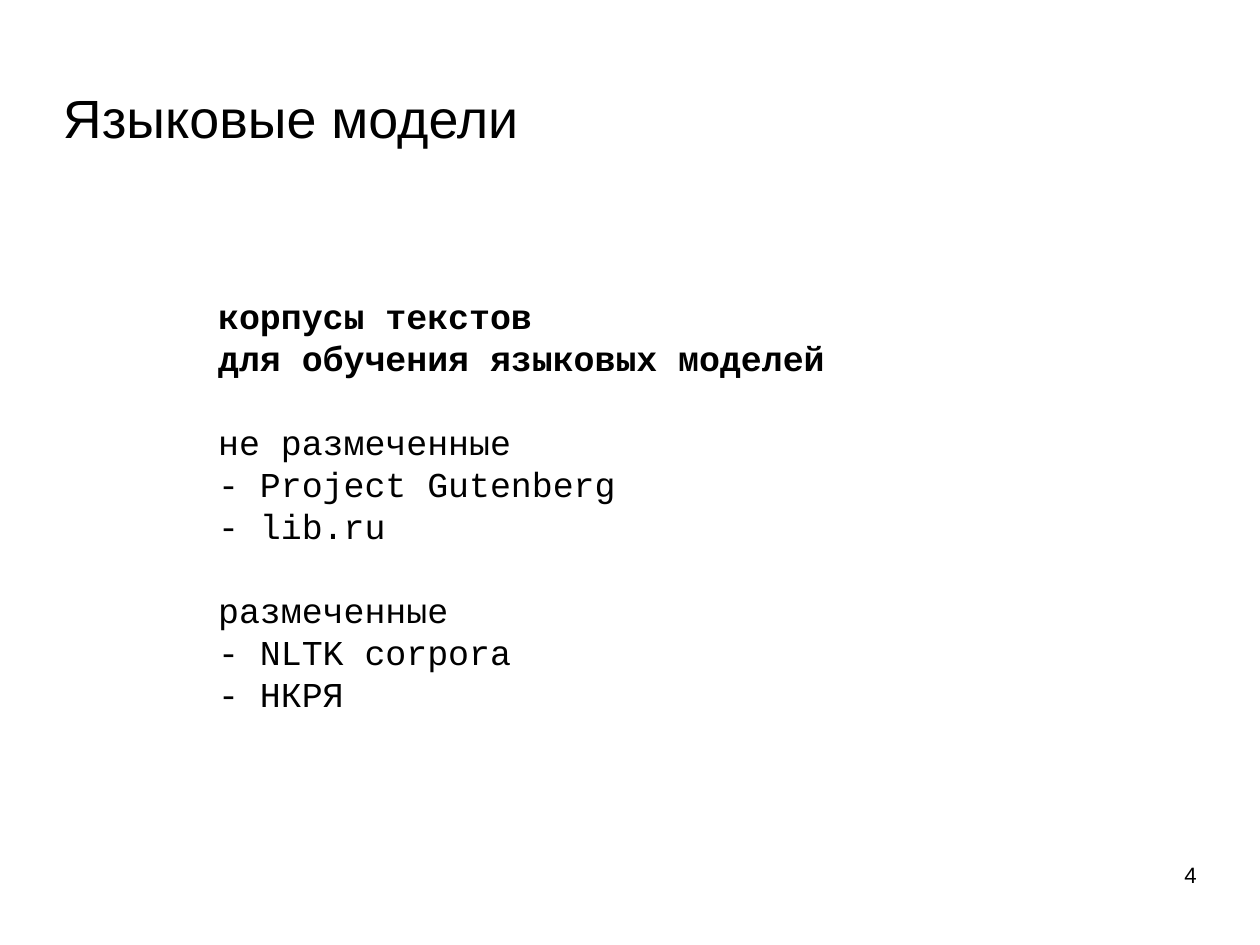
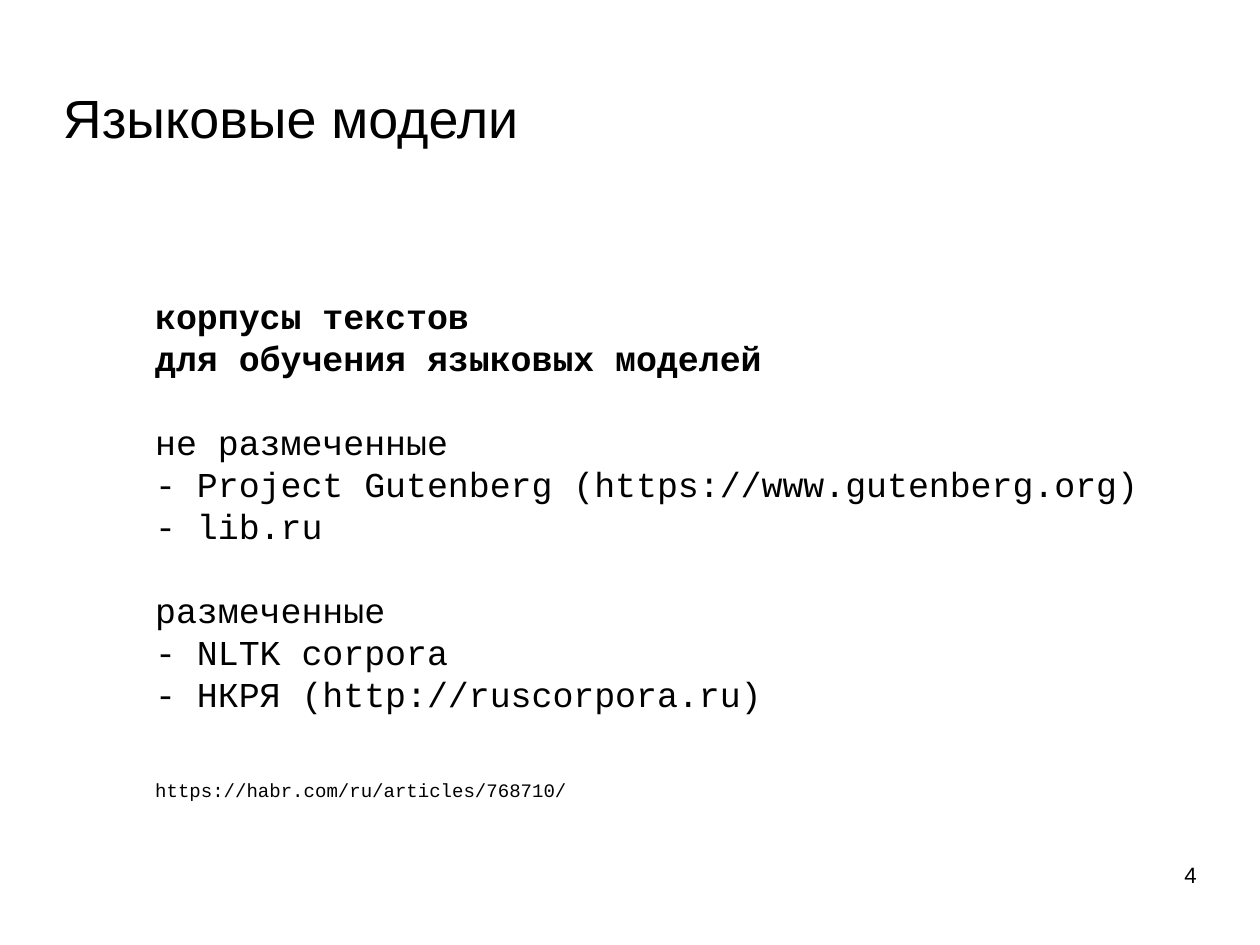
Before and after one commit to mechanoid5/ml_nlp_2023_II, a slide deck: slide 4 of 07-lang-model.odp. Drawn at 1260x945 pixels with LibreOffice and Linux fonts; fonts in the diff are those of the drawing; background and template pictures are left out. Boxes give left, top, right and bottom in pixels: in the first picture for what was removed or moved away, otherwise in the second. Text is boxed around its words. In the diff, an @@ line names an element or a change of style, - is before the commit and + after.

```diff
--- a/07-lang-model.odp
+++ b/07-lang-model.odp
@@ text "корпусы текстов" moved from (x1=218, y1=310, x2=824, y2=707) to (x1=155, y1=310, x2=1138, y2=801) @@
@@ text at (x1=197, y1=472, x2=1138, y2=505): text changed @@
-- Project Gutenberg
+- Project Gutenberg (https://www.gutenberg.org)
@@ text at (x1=155, y1=682, x2=762, y2=801): text changed; size 22 to 12 pt @@
-- НКРЯ
+- НКРЯ (http://ruscorpora.ru)
+https://habr.com/ru/articles/768710/
```
Also in this commit, not shown: 2 other slides changed, 7 other files.
